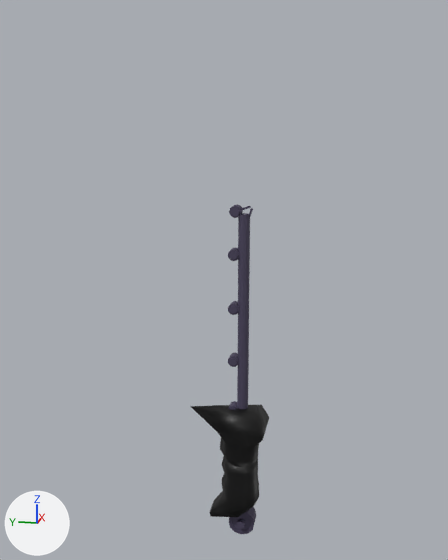
Two versions of the FBX model FGMvrEXPORTS/VRsword.fbx, one commit apart.
One viewpoint serves both versions: a 50 mm lens placed at (-6.99, -1.19, 3.38), pointed at (0.12, 0.23, 1.6). Arrows for +X, +Y and +Z are at lower left; the lights stay in place. Where no turn or scale is listed for an object, it has been applied to the vertices. Vertices at the same position are counted once.

Script lines for the objects in view, before the commit:
```python
mat_glow = principled_material('glow')
mat_glow.base_color = (0.145, 0.8, 0.0)  # green #6ae700
mat_glow.roughness = 0.69
mat_glow.emission_color = (0.145, 0.8, 0.0)  # green #6ae700
mat_glow.emission_strength = 2.0
me_cube_010 = bpy.data.meshes.new('Cube.010')
me_cube_010.from_pydata(...)  # 120 vertices, 113 faces; spans x -25.0..36.0, y -151.0..0.0, z -65.0..32.0
me_cube_010.materials.append(mat_material_001)  # black #000000
me_cylinder_006 = bpy.data.meshes.new('Cylinder.006')
me_cylinder_006.from_pydata(...)  # 432 vertices, 372 faces; spans x -1.0..15.0, y 20.0..363.0, z -26.0..-12.0
me_cylinder_006.materials.append(mat_metal)  # dark purple #48415a
me_cylinder_013 = bpy.data.meshes.new('Cylinder.013')
me_cylinder_013.from_pydata(...)  # 184 vertices, 150 faces; spans x -0.09..0.17, y -0.15..0.19, z -0.22..4.06
me_cylinder_013.materials.append(mat_metal)  # dark purple #48415a
ob_emitters = bpy.data.objects.new('emitters', me_cylinder_006)
ob_emitters.parent = ob_handle
ob_emitters.location = (0.0, -163.3, 9.362)
ob_handle = bpy.data.objects.new('Handle', me_cube_010)
ob_handle.location = (0.0, 0.0, 0.0)
ob_handle.rotation_euler = (1.571, 0.0, 0.0)  # degrees (90, 0, 0)
ob_handle.scale = (0.01, 0.01, 0.01)
ob_stick = bpy.data.objects.new('stick', me_cylinder_013)
ob_stick.location = (0.0, -0.05, -1.55)
```
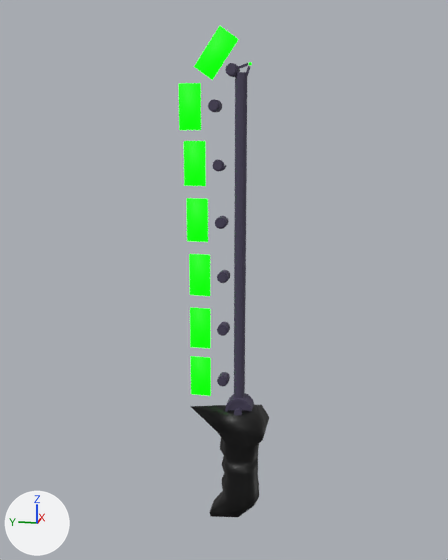
Where the newer file only moved an object's origin or applied its transform, the numbers keep the older frame.

What differs and where, as boxes [x1, y1, x2, y2] in the pictures (448 x 560 px):
'stick', mesh moved: before [229, 205, 256, 534]; after [225, 63, 254, 416]
'blades.002', added (green): after [179, 83, 222, 130]
'blades.001', added (green): after [194, 26, 252, 80]
'blades.003', added (green): after [184, 141, 226, 186]
'blades.004', added (green): after [187, 198, 229, 242]
'blades.005', added (green): after [189, 254, 230, 296]
'blades.006', added (green): after [190, 308, 230, 348]
'blades.007', added (green): after [191, 356, 230, 396]
'emitters', deleted (purple): before [228, 247, 240, 409]

What the commit changed:
Material 'glow' (mat_glow) changes colour from green #6ae700 to green #02e700; in linear values from (0.145, 0.8, 0.0) to (0.00056, 0.8, 0.0).
In material 'glow' (mat_glow), emission_color goes from (0.145, 0.8, 0.0) (green #6ae700) to (0.00056, 0.8, 0.0) (green #02e700).
me_cylinder_013 has 184 vertices, 150 faces and spans x -0.09..0.17, y -0.15..0.19, z -0.22..4.06.
me_cylinder_013 is used by ob_stick; location (0.0, -0.05, -1.55).
me_cylinder_013 part 1: the whole mesh is moved by (0.0, 0.05, 1.55).
Mesh me_cube_009 is new.
It has 122 vertices, 148 faces and spans x -0.006..0.147, y 0.115..0.602, z 0.672..1.181.
Faces by material slot: [86, 62].
It uses material mat_glow (green #02e700).
It uses material mat_metal (dark purple #48415a).
Mesh me_cube_005 is new.
It has 100 vertices, 83 faces and spans x -0.005..0.148, y 0.114..0.601, z 2.665..3.175.
Faces by material slot: [41, 42].
It uses material mat_glow (green #02e700).
It uses material mat_metal (dark purple #48415a).
Mesh me_cube_003 is new.
It has 62 vertices, 106 faces and spans x 0.044..0.13, y -0.09..0.558, z 3.884..4.448.
It uses material mat_glow (green #02e700).
Mesh me_cube_011 is new.
It has 122 vertices, 148 faces and spans x -0.007..0.146, y 0.116..0.603, z 0.04..0.55.
Faces by material slot: [86, 62].
It uses material mat_glow (green #02e700).
It uses material mat_metal (dark purple #48415a).
Mesh me_cube_004 is new.
It has 105 vertices, 91 faces and spans x -0.004..0.149, y 0.113..0.6, z 3.297..3.807.
Faces by material slot: [41, 50].
It uses material mat_glow (green #02e700).
It uses material mat_metal (dark purple #48415a).
Mesh me_cube_007 is new.
It has 122 vertices, 148 faces and spans x -0.005..0.148, y 0.114..0.601, z 2.006..2.516.
Faces by material slot: [86, 62].
It uses material mat_glow (green #02e700).
It uses material mat_metal (dark purple #48415a).
Mesh me_cube_008 is new.
It has 122 vertices, 148 faces and spans x -0.006..0.147, y 0.115..0.602, z 1.342..1.852.
Faces by material slot: [86, 62].
It uses material mat_glow (green #02e700).
It uses material mat_metal (dark purple #48415a).
Object 'emitters' (ob_emitters) is deleted.
In object 'blades' (ob_blades), parent is no longer ob_emitters.
In object 'power_sources' (ob_power_sources), parent is no longer ob_emitters.
Object 'blades.006' (ob_blades_006) is new; it shows me_cube_009.
Its location is (0.05, 0.05, 0.05).
Object 'blades.003' (ob_blades_003) is new; it shows me_cube_005.
Its location is (0.05, 0.1, 0.05).
Object 'blades.001' (ob_blades_001) is new; it shows me_cube_003.
Its location is (0.0, 0.0, 0.0).
Object 'blades.007' (ob_blades_007) is new; it shows me_cube_011.
Its location is (0.05, 0.05, 0.05).
Object 'blades.002' (ob_blades_002) is new; it shows me_cube_004.
Its location is (0.05, 0.15, 0.05).
Object 'blades.004' (ob_blades_004) is new; it shows me_cube_007.
Its location is (0.05, 0.08, 0.05).
Object 'blades.005' (ob_blades_005) is new; it shows me_cube_008.
Its location is (0.05, 0.05, 0.05).
